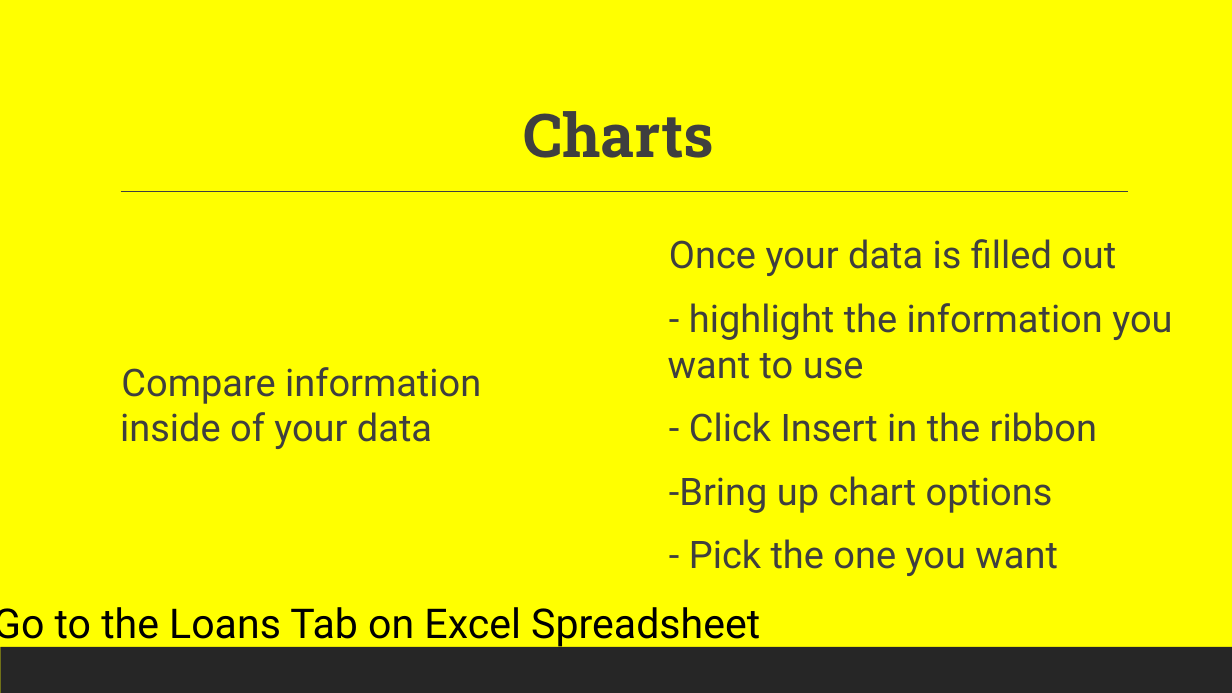
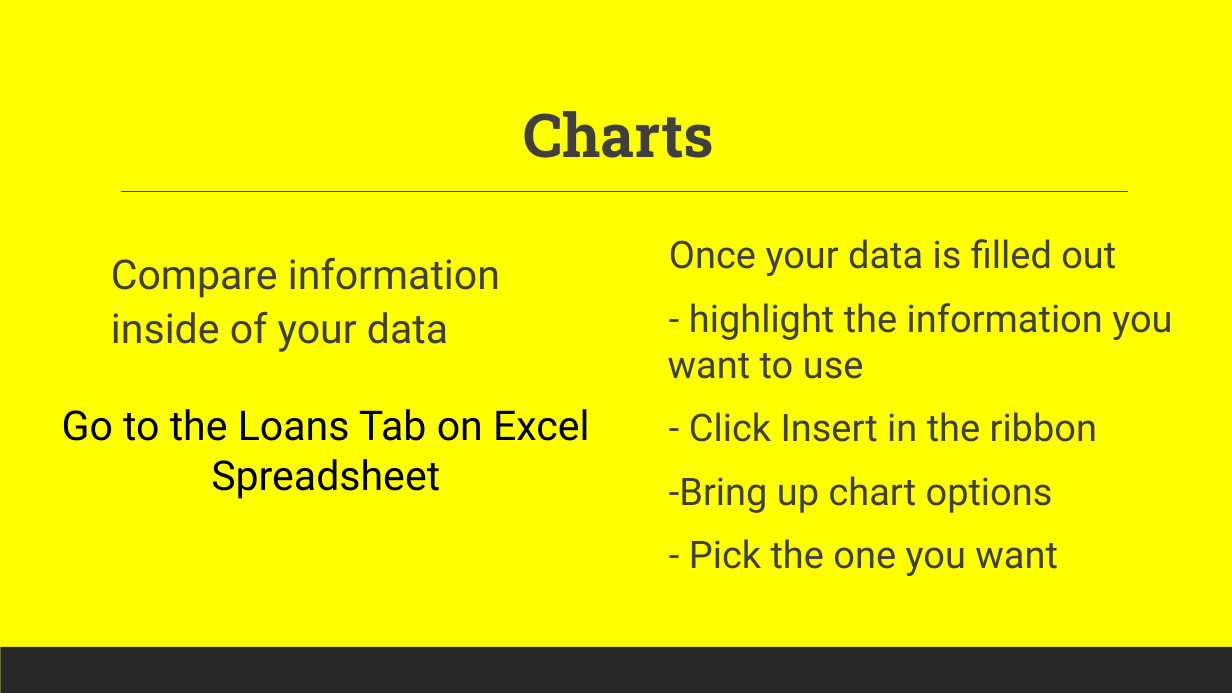
Before and after one commit to torres11991/dap-curriculum, a slide deck: slide 20 of Section03/Excel.pptx (slide 38 before the commit). Drawn at 1232x693 pixels with LibreOffice and Linux fonts; fonts in the diff are those of the drawing. Boxes give left, top, right and bottom in pixels: in the first picture for what was removed or moved away, otherwise in the second. Text is boxed around its words. In the diff, an @@ line names an element or a change of style, - is before the commit and + after.

```diff
--- a/Section03/Excel.pptx
+++ b/Section03/Excel.pptx
@@ text "Compare information inside of your ..." at box(111, 258, 500, 352): size 29.6 to 32 pt; bullet   to none; line spacing 1 to 1.1 @@
@@ text "Go to the Loans Tab ..." rewrapped from box(0, 607, 760, 649) to box(62, 409, 590, 499) @@
```
Also in this commit, not shown: 9 other slides changed, 18 slides removed.
